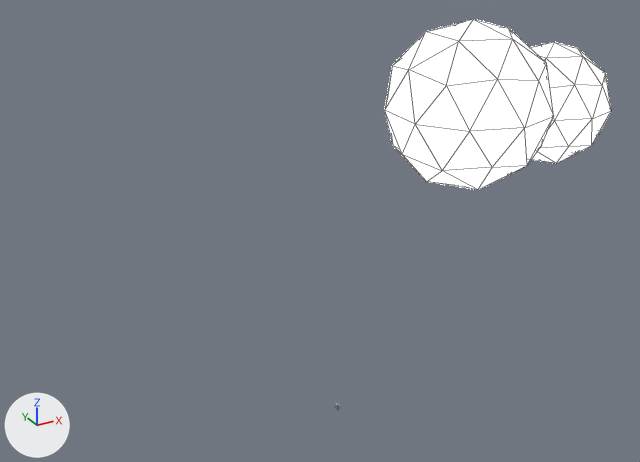
One commit to the Blender file ThreeLobeBlower.blend: the scene before it, then after it.
One viewpoint serves both versions: a 50 mm camera at (-6.34, -10.92, 8.88) aimed at (-0.11, 0.41, 3.21). The axes (+X, +Y, +Z) are drawn at lower left. The lights are the same throughout. Mesh edges are drawn as thin lines on the coarser meshes.

The first picture shows 'Lamp.000', 'Lamp.001'.
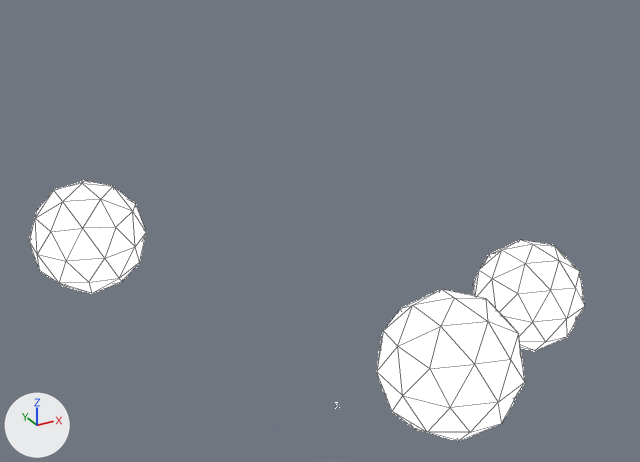
What differs and where, as boxes (x1, y1, x2, y2) in the pictures (640 x 462 px):
'Lamp.000', moved
    before: (385, 19, 554, 190)
    after: (377, 289, 525, 441)
'Lamp.001', moved
    before: (530, 42, 611, 163)
    after: (473, 240, 584, 351)
'Lamp.002', added
    after: (29, 181, 146, 293)

Diff of the bpy script that builds the scene:
```diff
--- a/ThreeLobeBlower.blend.py
+++ b/ThreeLobeBlower.blend.py
@@ ob_lamp_001 @@
 ob_lamp_001 = bpy.data.objects.new('Lamp.001', me_icosphere_001)
-ob_lamp_001.location = (3.74, -0.32, 4.96)
+ob_lamp_001.location = (3.74, -0.32, 1.43)
@@ ob_lamp_000 @@
 ob_lamp_000 = bpy.data.objects.new('Lamp.000', me_icosphere)
-ob_lamp_000.location = (0.04, -2.9, 6.05)
+ob_lamp_000.location = (0.04, -2.9, 2.52)
@@ ob_lamp_002 @@
+ob_lamp_002 = bpy.data.objects.new('Lamp.002', me_icosphere.copy())  # the mesh of ob_lamp_000
+ob_lamp_002.location = (-3.03, 3.53, 2.52)
```
